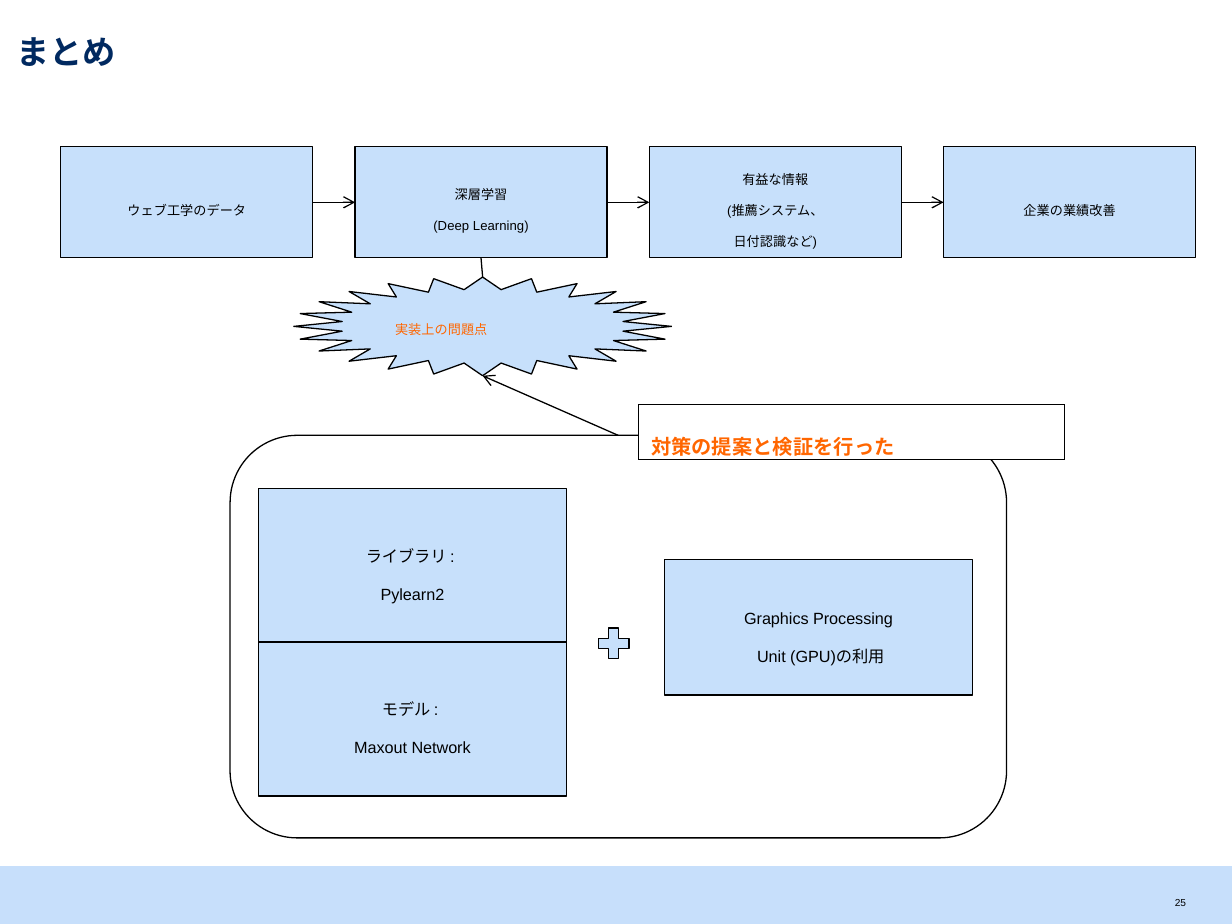
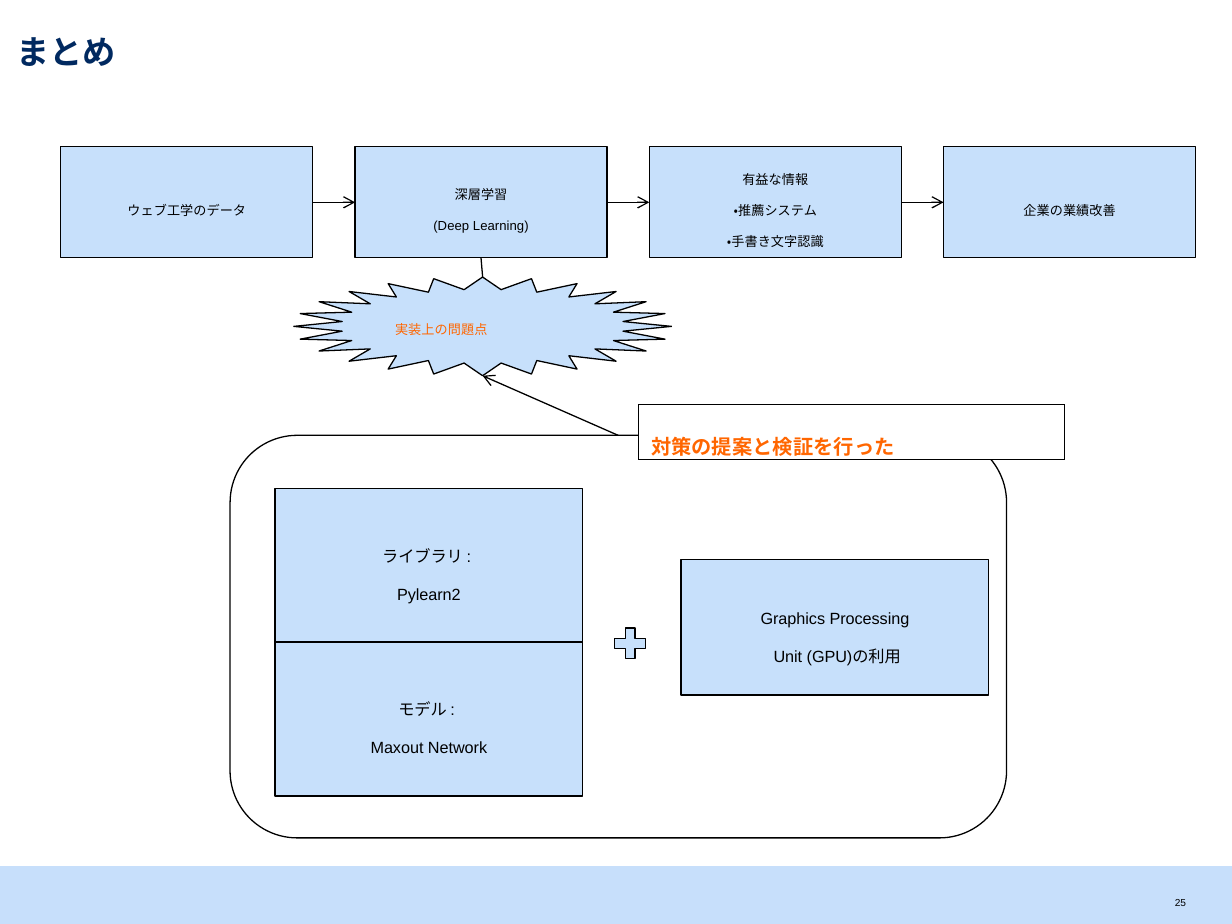
Before and after one commit to srtk/sotsuron, a slide deck: slide 26 of doc/sotsuron_defense/bd.pptx. Drawn at 1232x924 pixels with LibreOffice and Linux fonts; fonts in the diff are those of the drawing. Boxes give left, top, right and bottom in pixels: in the first picture for what was removed or moved away, otherwise in the second. Text is boxed around its words. In the diff, an @@ line names an element or a change of style, - is before the commit and + after.

```diff
--- a/doc/sotsuron_defense/bd.pptx
+++ b/doc/sotsuron_defense/bd.pptx
@@ text in rectangle at bbox=[727, 204, 824, 247]: text changed @@
-(推薦システム、
-日付認識など)
+・推薦システム
+・手書き文字認識
@@ 3 rectangles, 1 plus sign: place and size @@
-3 rectangles, 1 plus sign at bbox=[259, 488, 973, 797]
+3 rectangles, 1 plus sign at bbox=[275, 488, 989, 797]
```
Also in this commit, not shown: 7 other slides changed, 1 other file.
